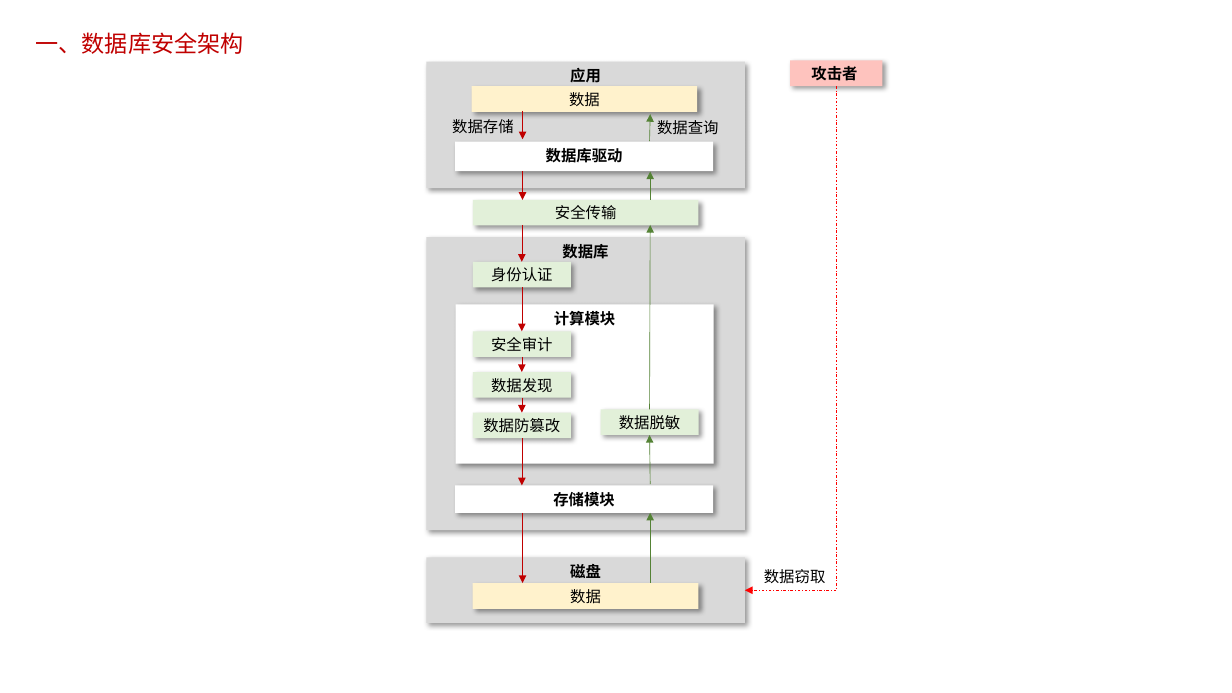
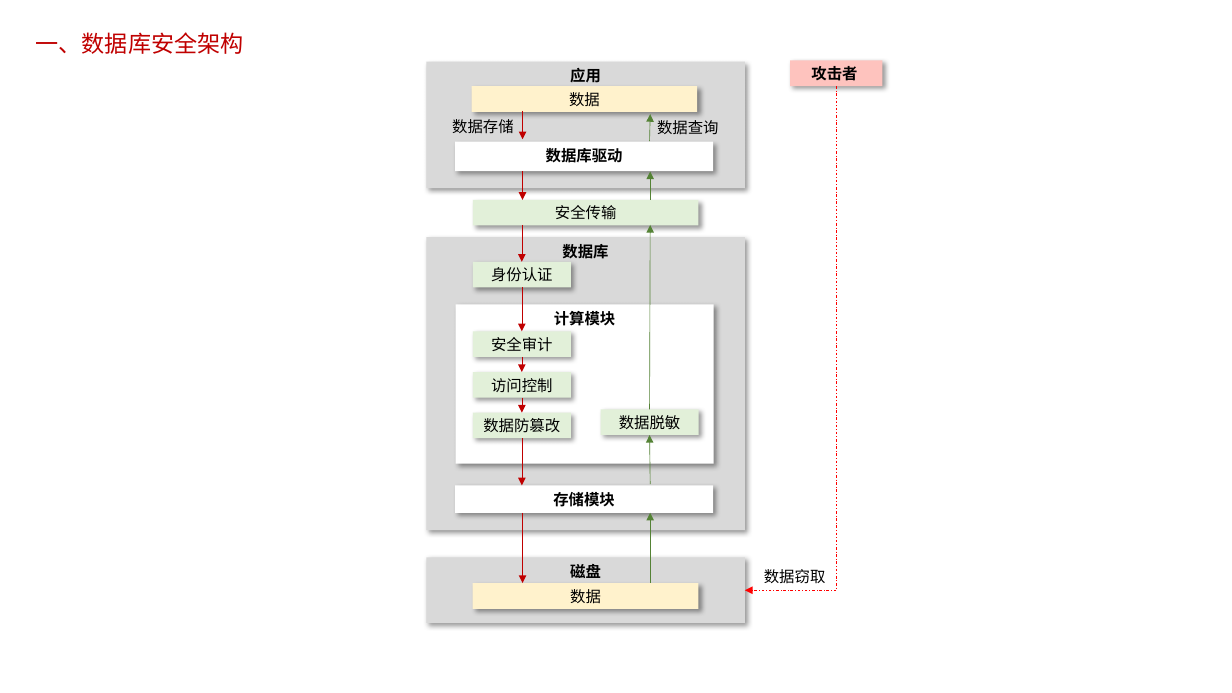
Before and after one commit to poorkk/lorand, a slide deck: slide 30 of source/doc/数据库安全.pptx (slide 29 before the commit). Drawn at 1232x693 pixels with LibreOffice and Linux fonts; fonts in the diff are those of the drawing. Boxes give left, top, right and bottom in pixels: in the first picture for what was removed or moved away, otherwise in the second. Text is boxed around its words. In the diff, an @@ line names an element or a change of style, - is before the commit and + after.

```diff
--- a/source/doc/数据库安全.pptx
+++ b/source/doc/数据库安全.pptx
@@ text in rectangle at (491, 378, 553, 393): text changed @@
-数据发现
+访问控制
```
Also in this commit, not shown: 2 other slides changed, 2 slides added, 1 slide removed.
